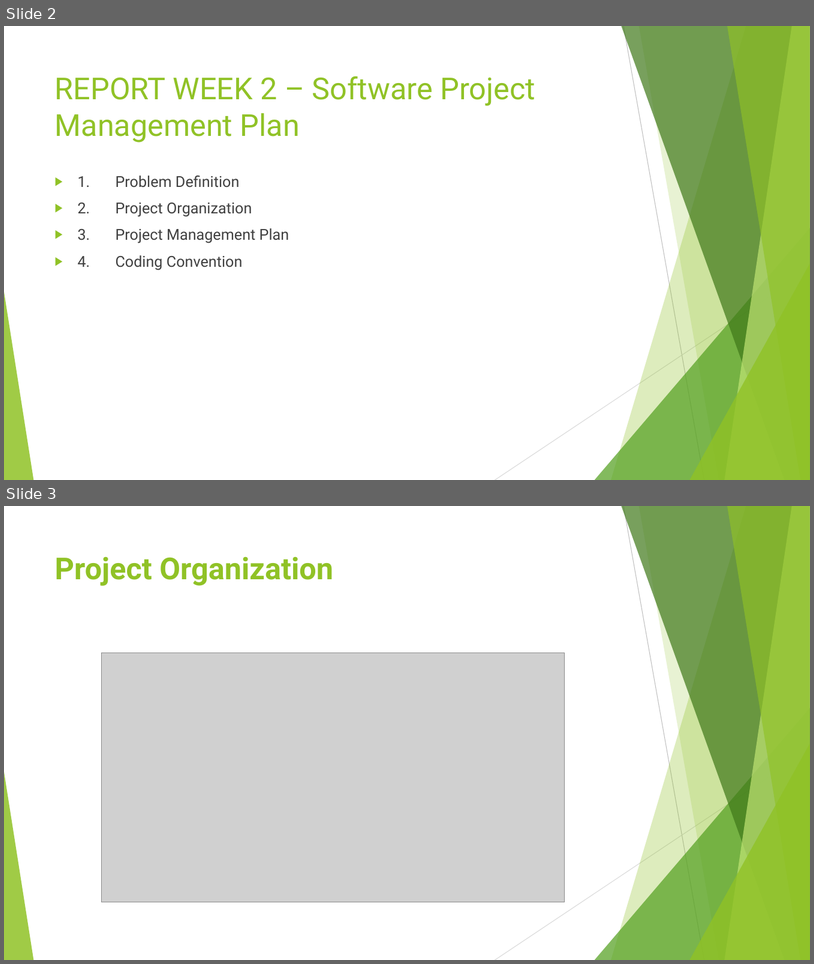
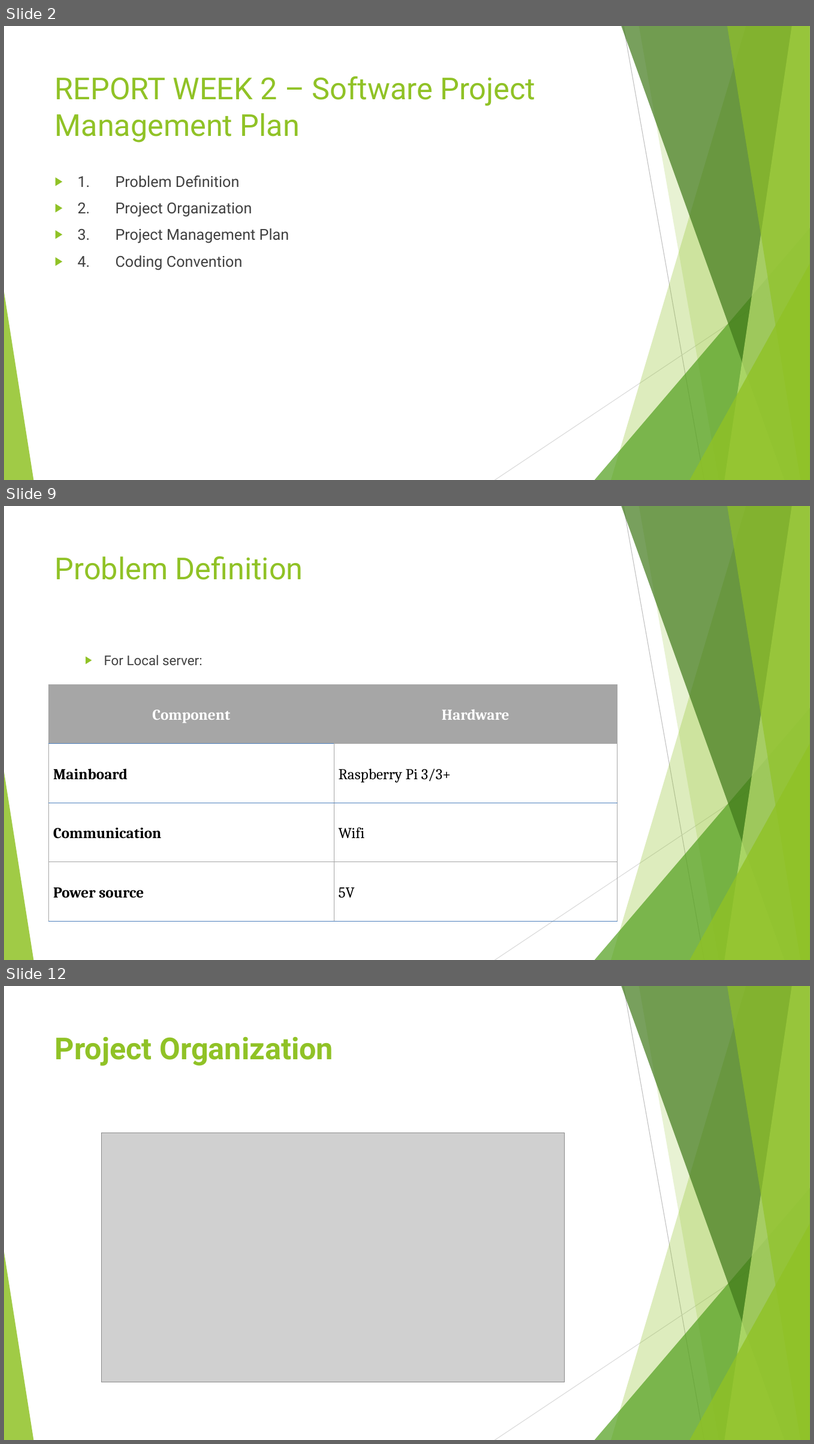
Before and after one commit to kingeni/CapstoneFU, a slide deck: document/Week_2/Report_Week_2.pptx. Shown one above the other, each under a label of ours: slides 2 and 3 before the commit, slides 2, 9 and 12 after it; the slides between them are not shown. The pictures are 814x964 and 814x1444 pixels, drawn with LibreOffice and Linux fonts; fonts in the diff are those of the drawing; grey boxes stand for pictures. Boxes give left, top, right and bottom in pixels: in the first picture for what was removed or moved away, otherwise in the second. Text is boxed around its words. In the diff, an @@ line names an element or a change of style, - is before the commit and + after.

```diff
--- a/document/Week_2/Report_Week_2.pptx
+++ b/document/Week_2/Report_Week_2.pptx
@@ slide 9 added at (4, 506, 810, 960), background #FFFFFF; not listed: 10 template elements that a slide beside it also shows @@
@@ title added at (55, 556, 303, 580), 36 pt, text #90C226 @@
+Problem Definition
@@ text added at (104, 655, 203, 665), 16 pt, text #404040 @@
+  ▶ For Local server:
@@ table added at (49, 684, 617, 921), 4 rows, 2 columns @@
+Component | Hardware
+Mainboard | Raspberry Pi 3/3+
+Communication | Wifi
+Power source | 5V
@@ what was slide 3 is now slide 12 @@
```
Also in this commit, not shown: 1 slide changed, 9 other slides added, 1 slide removed, 17 other files.
